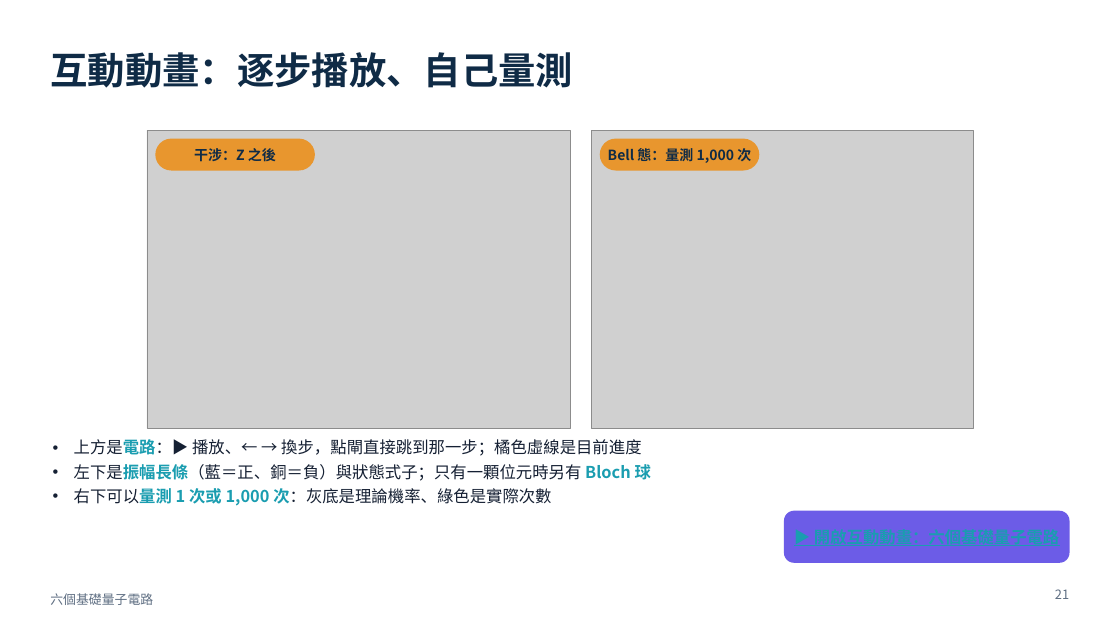
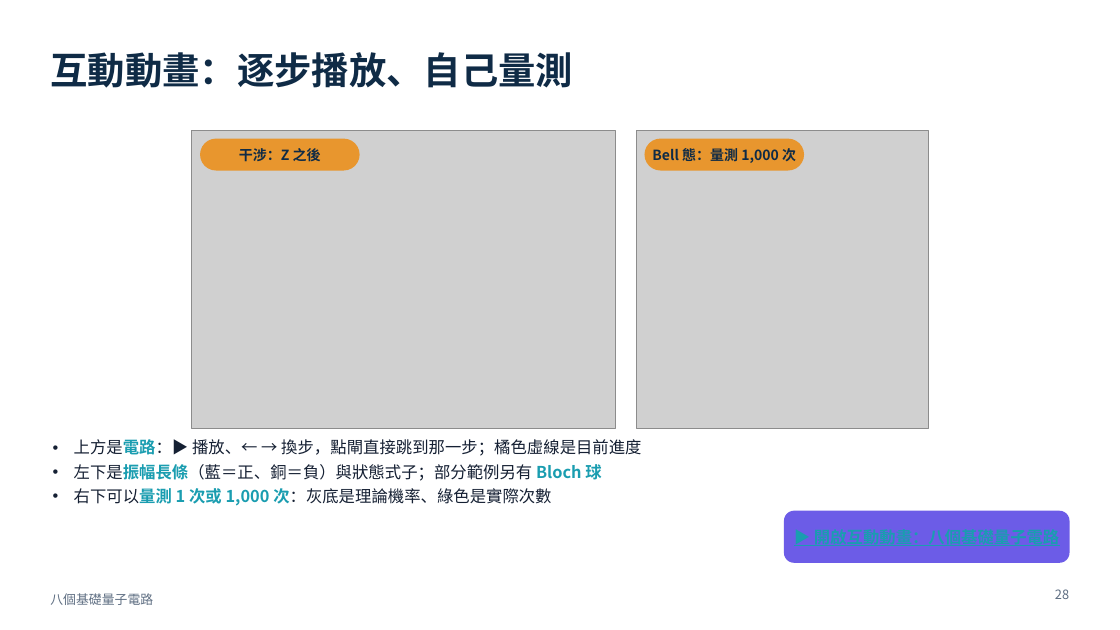
Before and after one commit to pcpcchen-coder/QuantumComputing, a slide deck: slide 28 of slides/output/basic-circuits.pptx (slide 21 before the commit). Drawn at 1120x630 pixels with LibreOffice and Linux fonts; fonts in the diff are those of the drawing; grey boxes stand for pictures. Boxes give left, top, right and bottom in pixels: in the first picture for what was removed or moved away, otherwise in the second. Text is boxed around its words. In the diff, an @@ line names an element or a change of style, - is before the commit and + after.

```diff
--- a/slides/output/basic-circuits.pptx
+++ b/slides/output/basic-circuits.pptx
@@ picture: place and size @@
-picture at (592,130,973,429)
+picture at (636,130,928,429)
@@ 2 texts, 2 rounded rectangles, 1 picture: place and size @@
-2 texts, 2 rounded rectangles, 1 picture at (147,130,760,429)
+2 texts, 2 rounded rectangles, 1 picture at (192,130,804,429)
@@ text at (74,464,601,481): text changed @@
-• 左下是振幅長條（藍＝正、銅＝負）與狀態式子；只有一顆位元時另有 Bloch 球
+• 左下是振幅長條（藍＝正、銅＝負）與狀態式子；部分範例另有 Bloch 球
@@ text at (50,593,153,605): text changed @@
-六個基礎量子電路
+八個基礎量子電路
@@ page number at (1055,589,1069,599): text changed @@
-21
+28
```
Also in this commit, not shown: 23 other slides changed, 8 slides added, 16 other files.
